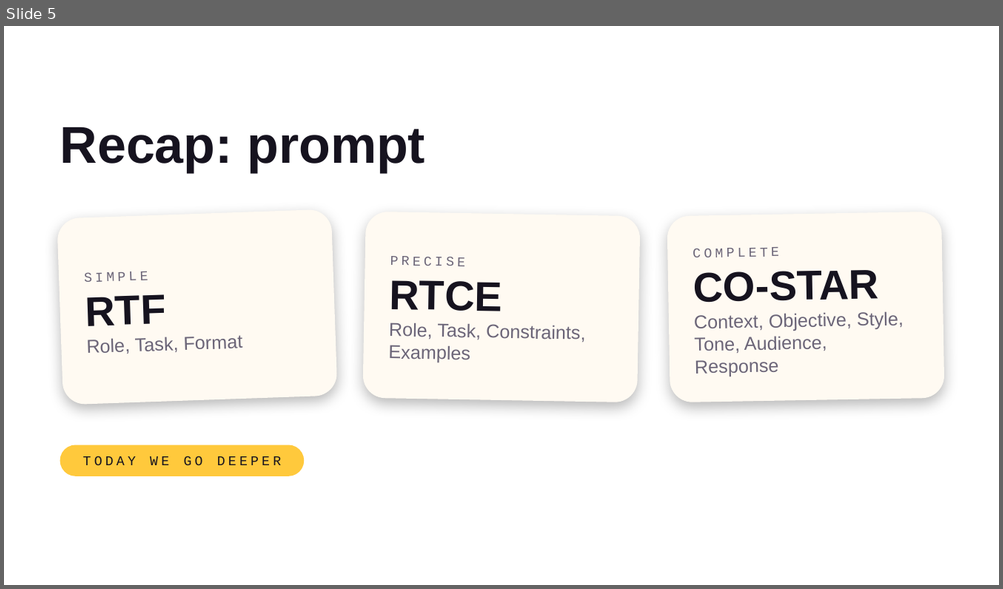
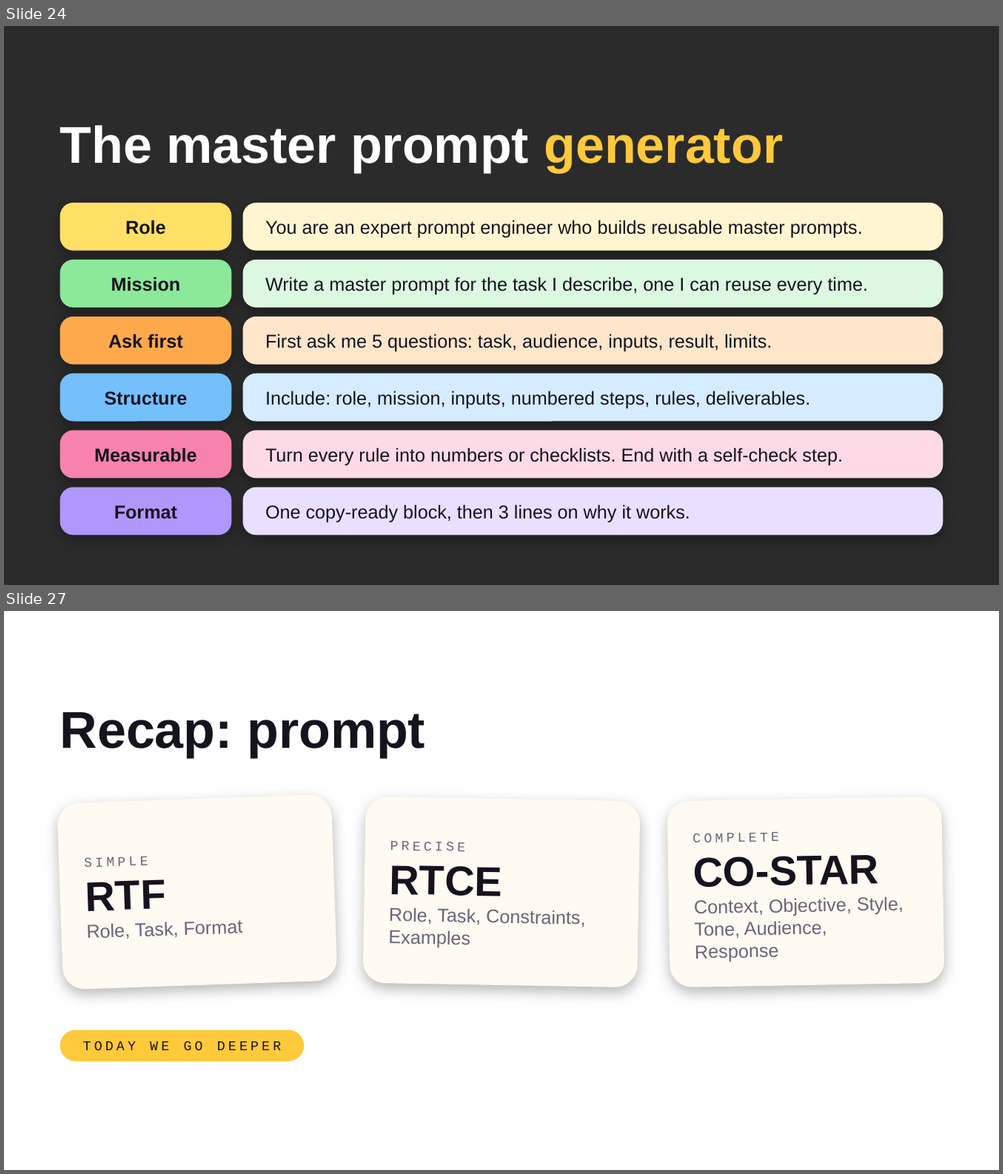
Before and after one commit to ffouladgar-ux/motion-graphics, a slide deck: courses/uca-ai/day2/UCA_AI_Day2.pptx. Shown one above the other, each under a label of ours: slide 5 before the commit, slides 24 and 27 after it; the slides between them are not shown. The pictures are 1003x589 and 1003x1174 pixels, drawn with LibreOffice and Linux fonts; fonts in the diff are those of the drawing; background and template pictures are left out; a plain dark background stands for a picture behind light text. Boxes give left, top, right and bottom in pixels: in the first picture for what was removed or moved away, otherwise in the second. Text is boxed around its words. In the diff, an @@ line names an element or a change of style, - is before the commit and + after.

```diff
--- a/courses/uca-ai/day2/UCA_AI_Day2.pptx
+++ b/courses/uca-ai/day2/UCA_AI_Day2.pptx
@@ slide 24 added at [4, 26, 999, 585], background picture (left out) @@
@@ title added at [60, 125, 783, 173], 50 pt, text #FFFFFF, bold @@
+The master prompt generator
@@ rounded rectangle added at [60, 203, 232, 250], fill #FFE066, 18 pt, text #16131F, bold @@
+Role
@@ rounded rectangle added at [243, 203, 942, 250], fill #FFF6D1, 18 pt, text #16131F @@
+You are an expert prompt engineer who builds reusable master prompts.
@@ rounded rectangle added at [60, 260, 232, 307], fill #8CE99A, 18 pt, text #16131F, bold @@
+Mission
@@ rounded rectangle added at [243, 260, 942, 307], fill #DDF8E1, 18 pt, text #16131F @@
+Write a master prompt for the task I describe, one I can reuse every time.
@@ rounded rectangle added at [60, 317, 232, 365], fill #FFA94D, 18 pt, text #16131F, bold @@
+Ask first
@@ rounded rectangle added at [243, 317, 942, 365], fill #FFE5CA, 18 pt, text #16131F @@
+First ask me 5 questions: task, audience, inputs, result, limits.
@@ rounded rectangle added at [60, 374, 232, 421], fill #74C0FC, 18 pt, text #16131F, bold @@
+Structure
@@ rounded rectangle added at [243, 374, 942, 421], fill #D5ECFE, 18 pt, text #16131F @@
+Include: role, mission, inputs, numbered steps, rules, deliverables.
@@ rounded rectangle added at [60, 430, 232, 478], fill #F783AC, 18 pt, text #16131F, bold @@
+Measurable
@@ rounded rectangle added at [243, 430, 942, 478], fill #FDDAE6, 18 pt, text #16131F @@
+Turn every rule into numbers or checklists. End with a self-check step.
@@ rounded rectangle added at [60, 488, 232, 536], fill #B197FC, 18 pt, text #16131F, bold @@
+Format
@@ rounded rectangle added at [243, 488, 942, 536], fill #E8E0FE, 18 pt, text #16131F @@
+One copy-ready block, then 3 lines on why it works.
@@ what was slide 5 is now slide 27 @@
```
Also in this commit, not shown: 9 slides changed, 25 other slides added, 1 slide removed, 7 other files.
